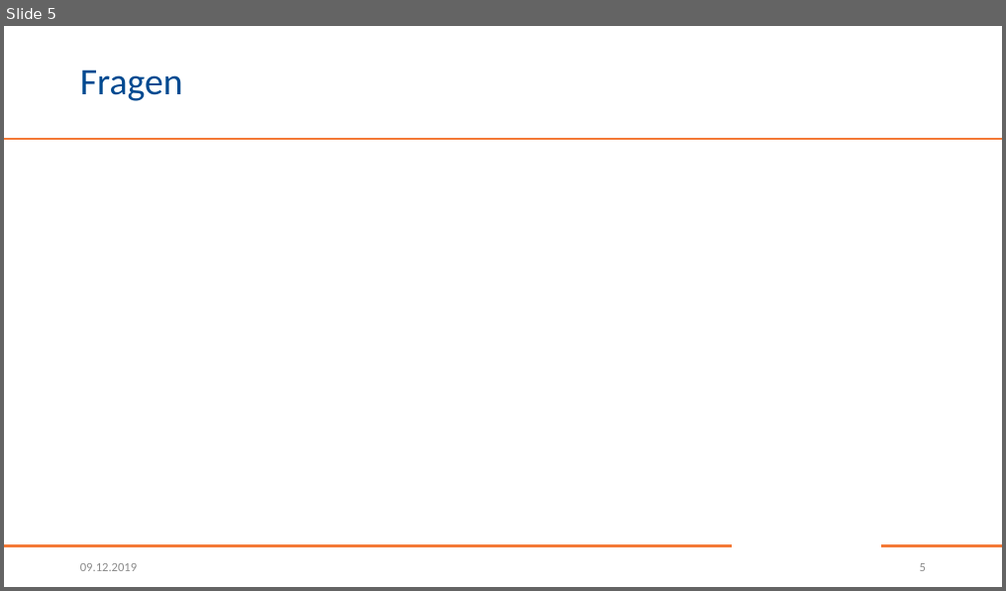
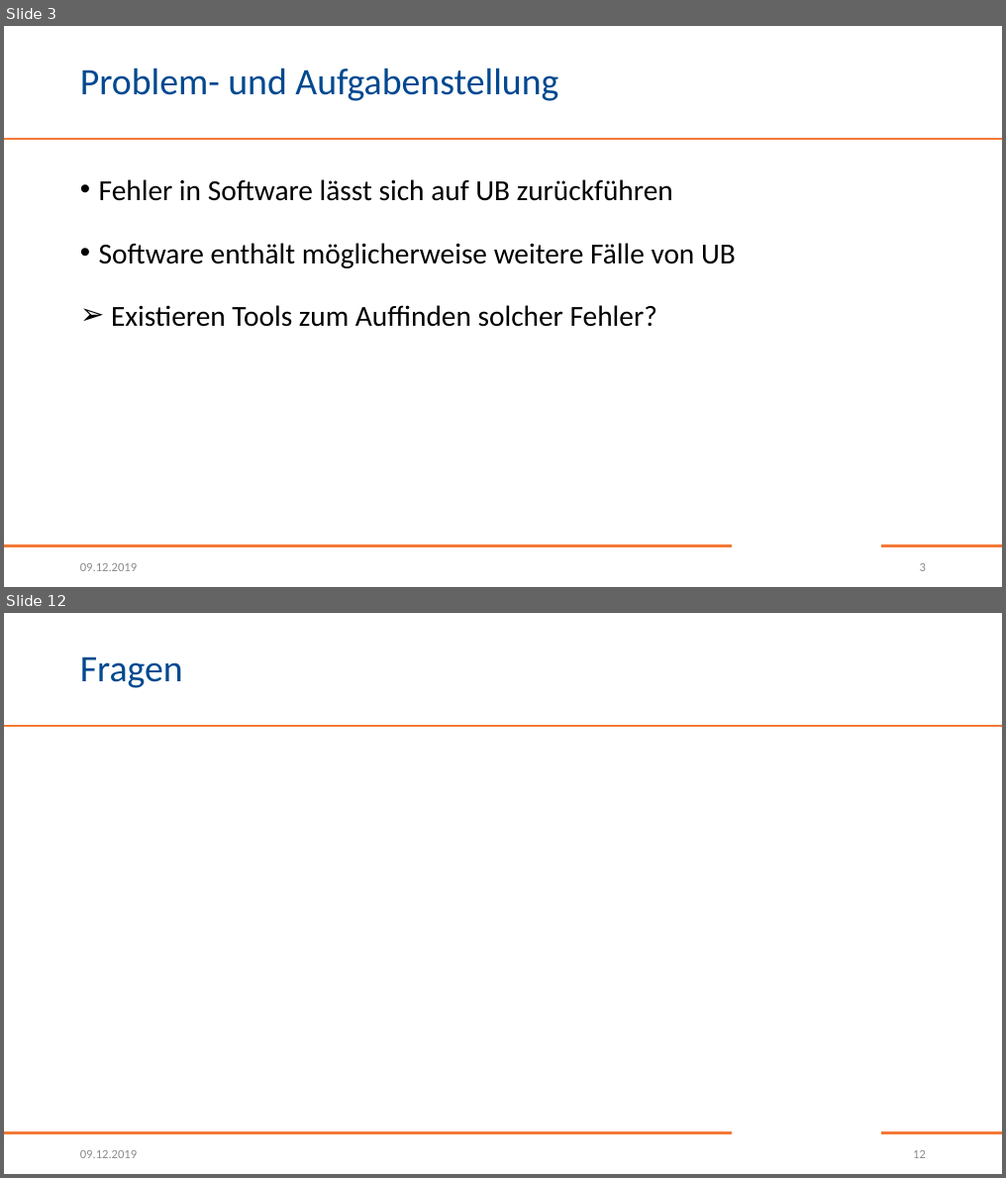
Before and after one commit to Christoph-Mitutoyo/T3000, a slide deck: Stuff/T3000.pptx. Shown one above the other, each under a label of ours: slide 5 before the commit, slides 3 and 12 after it; the slides between them are not shown. The pictures are 1006x591 and 1006x1178 pixels, drawn with LibreOffice and Linux fonts; fonts in the diff are those of the drawing; background and template pictures are left out. Boxes give left, top, right and bottom in pixels: in the first picture for what was removed or moved away, otherwise in the second. Text is boxed around its words. In the diff, an @@ line names an element or a change of style, - is before the commit and + after.

```diff
--- a/Stuff/T3000.pptx
+++ b/Stuff/T3000.pptx
@@ slide 3 added at (4,26,1002,587), background #FFFFFF; not listed: 3 template elements that a slide beside it also shows @@
@@ title added at (80,68,558,101), 36 pt, text #004990 @@
+Problem- und Aufgabenstellung
@@ text added at (99,179,736,327), 28 pt, text #000000 @@
+• Fehler in Software lässt sich auf UB zurückführen
+• Software enthält möglicherweise weitere Fälle von UB
+➢ Existieren Tools zum Auffinden solcher Fehler?
@@ text added at (80,564,137,571), 12 pt, text #8C8C8C @@
+09.12.2019
@@ page number added at (920,564,926,571), 12 pt, text #8C8C8C @@
+3
@@ what was slide 5 is now slide 12 @@
@@ page number at (913,1151,926,1158): text changed @@
-5
+12
```
Also in this commit, not shown: 4 slides changed, 6 other slides added.
